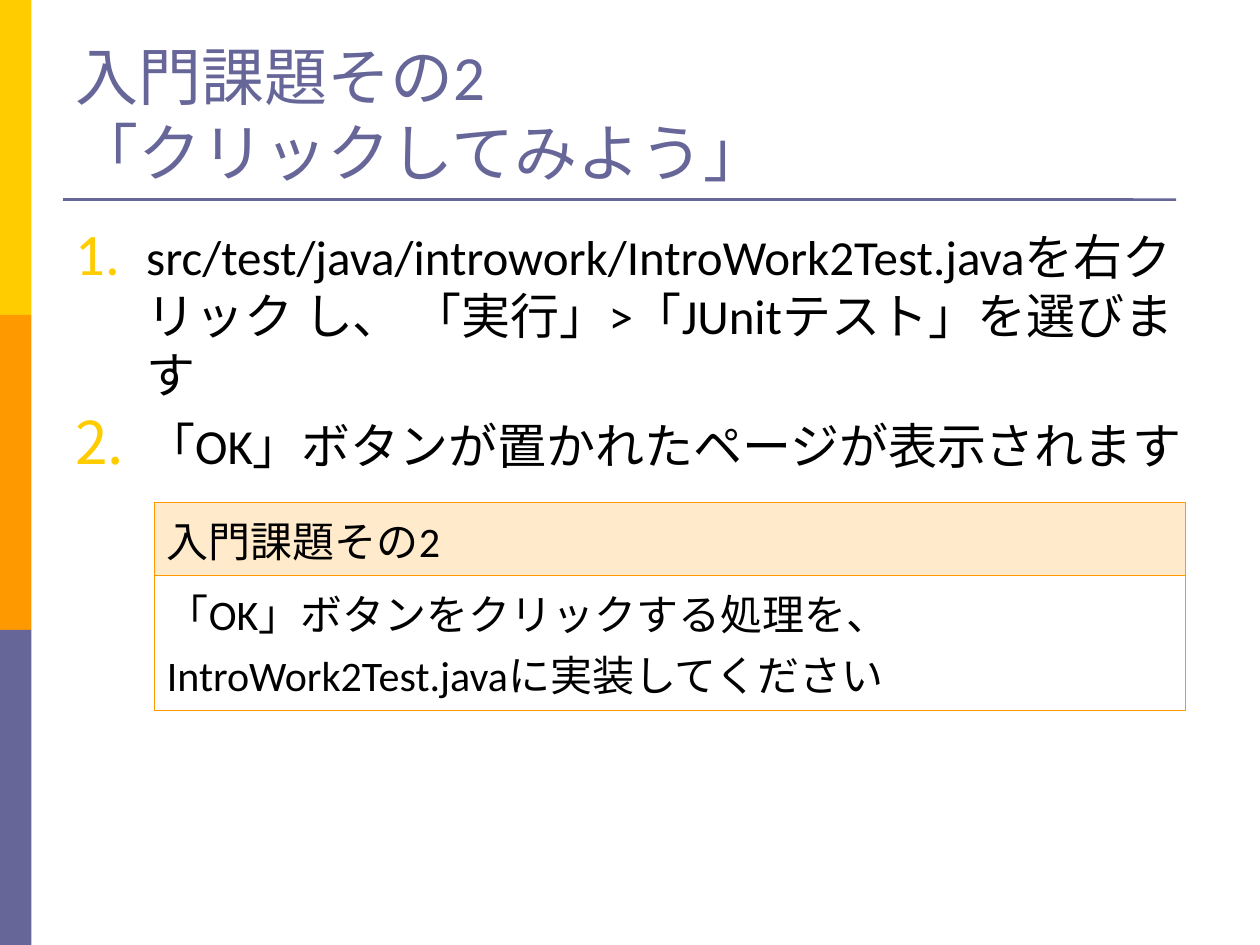
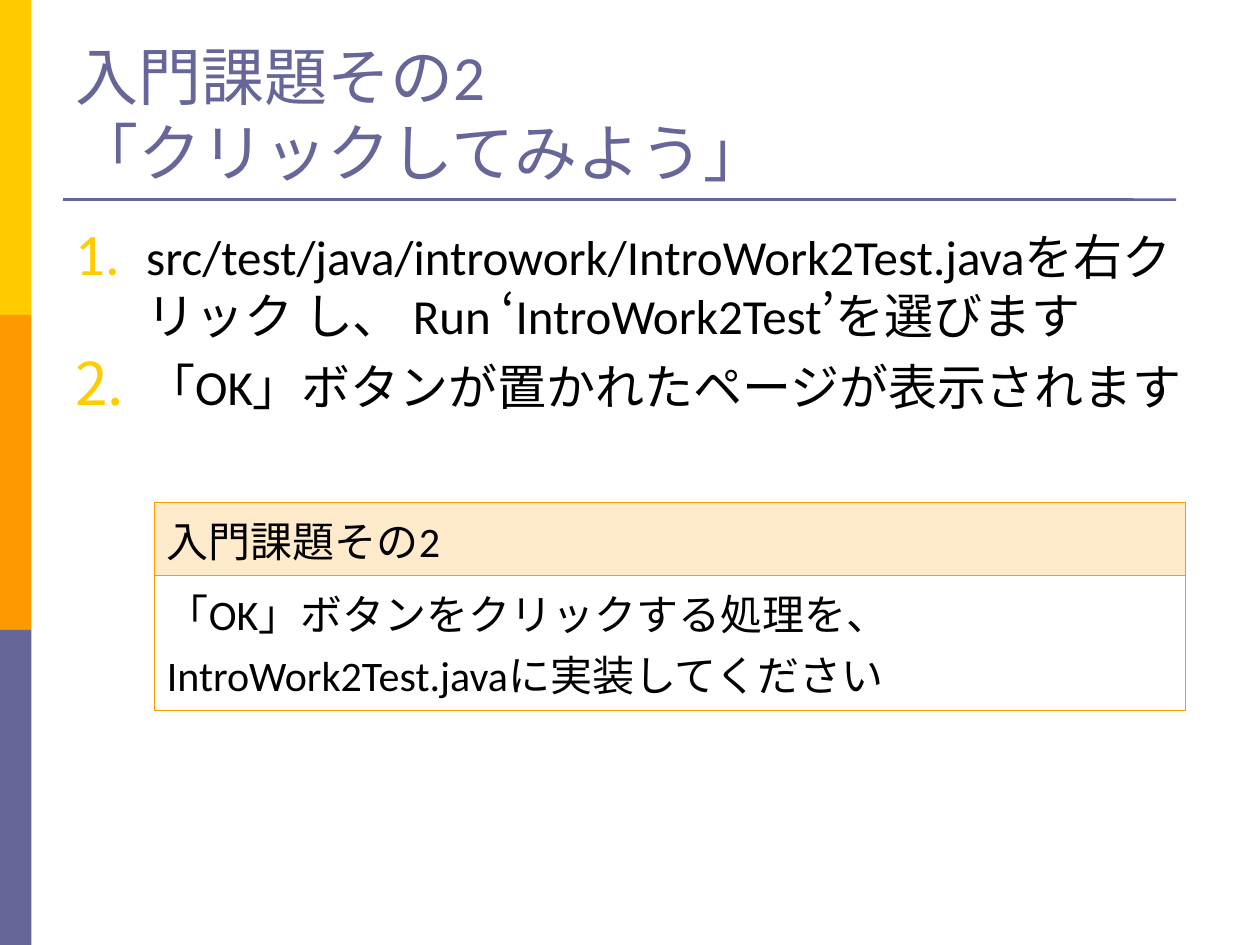
Before and after one commit to takuY-U2/STARHotel, a slide deck: slide 15 of docs/Slide.ppt. Drawn at 1260x945 pixels with LibreOffice and Linux fonts; fonts in the diff are those of the drawing. Boxes give left, top, right and bottom in pixels: in the first picture for what was removed or moved away, otherwise in the second. Text is boxed around its words. In the diff, an @@ line names an element or a change of style, - is before the commit and + after.

```diff
--- a/docs/Slide.ppt
+++ b/docs/Slide.ppt
@@ text at [146,235,1171,338]: text changed @@
-1. src/test/java/introwork/IntroWork2Test.javaを右クリック し、 「実行」>「JUnitテスト」を選びます
+1. src/test/java/introwork/IntroWork2Test.javaを右クリック し、 Run ‘IntroWork2Test’を選びます
```
Also in this commit, not shown: 5 other slides changed, 1 other file.
